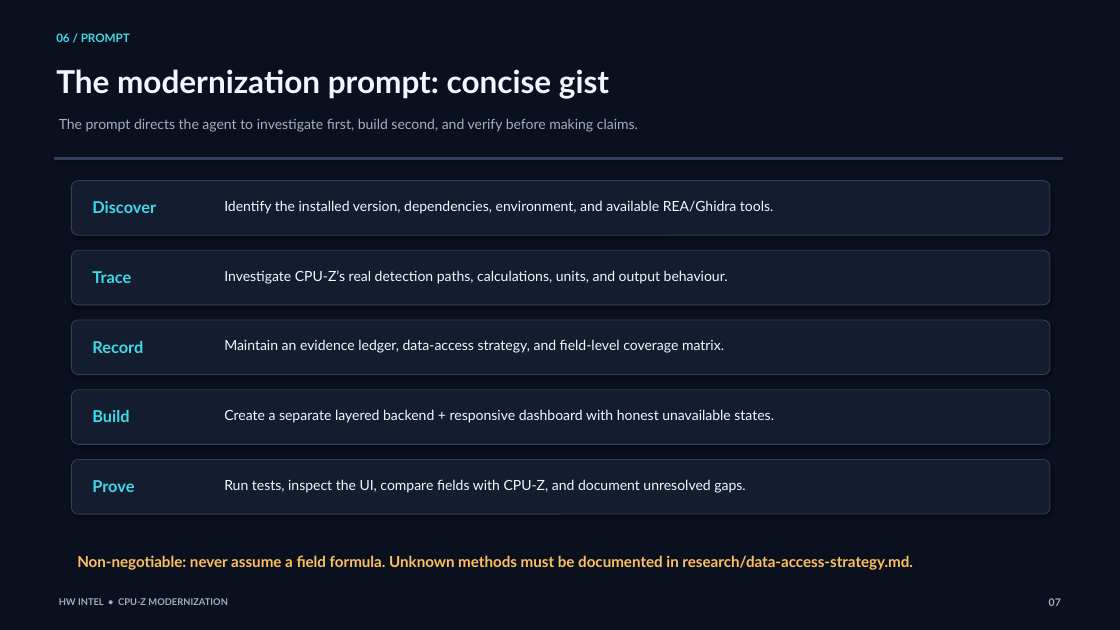
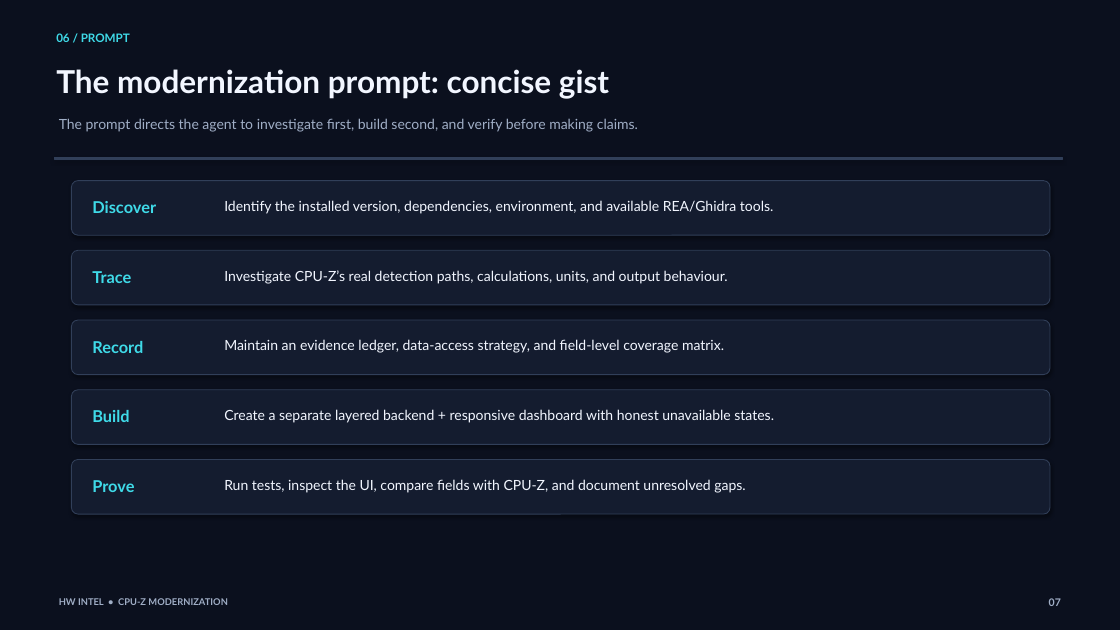
Before and after one commit to SK7Cosmo/HW-Intel, a slide deck: slide 7 of docs/Supplements/CPUZ_HW_Intel_Modernization_Overview.pptx. Drawn at 1120x630 pixels with LibreOffice and Linux fonts; fonts in the diff are those of the drawing. Boxes give left, top, right and bottom in pixels: in the first picture for what was removed or moved away, otherwise in the second. Text is boxed around its words. In the diff, an @@ line names an element or a change of style, - is before the commit and + after.

```diff
--- a/docs/Supplements/CPUZ_HW_Intel_Modernization_Overview.pptx
+++ b/docs/Supplements/CPUZ_HW_Intel_Modernization_Overview.pptx
@@ text removed at [77,555,913,570] @@
-Non-negotiable: never assume a field formula. Unknown methods must be documented in research/data-access-strategy.md.
```
Also in this commit, not shown: 3 other slides changed, 1 slide added.
